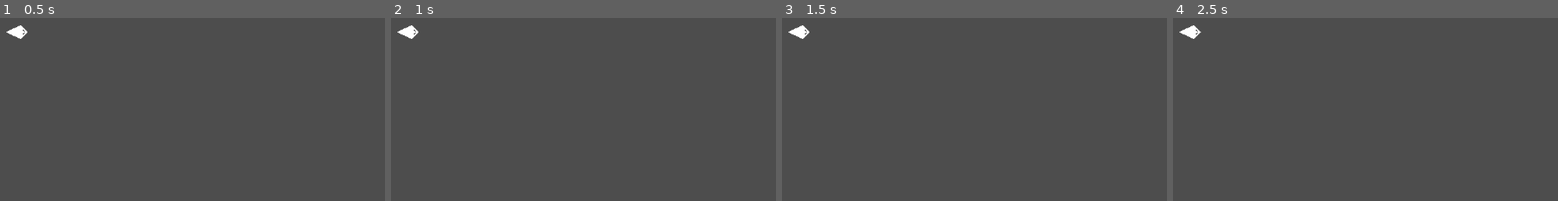
Above: before the commit, frames 1-4 (left to right).
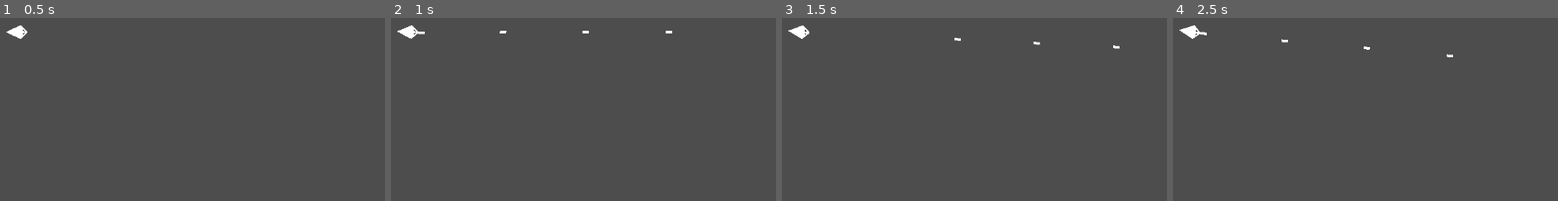
Above: after the commit, the same moments.

Repository: carsonetb/3-button-game
Game: Godot game, scene res://objects/player/player.tscn
Same seed, same stepped clock (60 frames per second), same inputs: the game is played once before the commit and once after it. The project has no main scene, so this scene is started directly.
Inputs:
- Up to frame 1 (0.5 s): no input
- Up to frame 2 (1 s): tap Enter at 0.5 s; hold W (accelerate) from 0.53 s (still down); hold Space (shoot) from 0.53 s (still down); tap D (turn) at 0.8 s
- Up to frame 3 (1.5 s): release W (accelerate) at 1.28 s; release Space (shoot) at 1.28 s; tap D (turn) at 1.35 s
- Up to frame 4 (2.5 s): tap Space (shoot) at 1.55 s; hold W (accelerate) from 2.03 s (still down); hold Space (shoot) from 2.03 s (still down); tap D (turn) at 2.3 s

Frame 1 is identical in both runs. In frame 2, 0.1% of the frame differs, in the area x 1-74%, y 4-12%; in frame 3, 0.1%; in frame 4, 0.2%, in the area x 1-73%, y 3-22%.

Commit message:
Add bullets an refined player movement

Diff:
--- /dev/null
+++ b/objects/bullet/bullet.gd
@@ -0,0 +1,16 @@
+class_name Bullet
+extends Area2D
+
+var direction: Vector2 = Vector2.ZERO
+var speed: float = 0.0
+
+static func create(direction: Vector2, speed: float) -> Bullet:
+	var packed: PackedScene = load("uid://db07di0sgxahh")
+	var scene: Bullet = packed.instantiate()
+	scene.direction = direction
+	scene.speed = speed
+	return scene
+
+func _process(delta: float) -> void:
+	rotation = direction.angle() + deg_to_rad(90.0)
+	position += direction * speed * delta
--- /dev/null
+++ b/objects/bullet/bullet.tscn
@@ -0,0 +1,21 @@
+[gd_scene format=3 uid="uid://db07di0sgxahh"]
+
+[ext_resource type="Script" uid="uid://c2x0malcag5lo" path="res://objects/bullet/bullet.gd" id="1_ofkrt"]
+
+[sub_resource type="CircleShape2D" id="CircleShape2D_ofkrt"]
+radius = 8.0
+
+[node name="Bullet" type="Area2D" unique_id=2143604487]
+collision_layer = 2
+collision_mask = 0
+script = ExtResource("1_ofkrt")
+
+[node name="Collision" type="CollisionShape2D" parent="." unique_id=653397357]
+shape = SubResource("CircleShape2D_ofkrt")
+debug_color = Color(0.9183538, 0.2648423, 0.27940804, 0.41960785)
+
+[node name="ColorRect" type="ColorRect" parent="." unique_id=510867524]
+offset_left = -2.0
+offset_top = -5.0
+offset_right = 2.0
+offset_bottom = 5.0
--- a/objects/player/player.gd
+++ b/objects/player/player.gd
@@ -1,27 +1,35 @@
 class_name Player
 extends Area2D
 
-const ACCEL: float = 10.0 ## px/s/s
-const RACCEL: float = 10.0 ## deg/s/s
-const RFRIC: float = 4.0 ## deg/s/s
+const ACCEL: float = 100.0 ## px/s/s
+const FRIC: float = 0.1
+const RACCEL: float = 600.0 ## deg/s/s
+const RFRIC: float = 600.0 ## deg/s/s
 
-var vel := Vector2.ZERO
-var rvel := 0.0
+var velocity := Vector2.ZERO
+var rot_vel := 0.0
+
+var direction: Vector2:
+	get:
+		return Vector2.from_angle(rotation)
+	set(val):
+		rotation = val.angle()
 
 @onready var input: PlayerInput = $Input
+@onready var weapons: PlayerWeapons = $Weapons
 
 func _process(delta: float) -> void:
-	var direction := Vector2.from_angle(rotation)
-
 	if input.accelerating:
-		vel += direction * ACCEL * delta
+		velocity += direction * ACCEL * delta
+	else:
+		velocity *= FRIC * delta
 
 	if input.turning:
-		rvel += deg_to_rad(RACCEL) * delta
-	elif rvel > 0.0:
-		rvel -= deg_to_rad(RFRIC) * delta
+		rot_vel += deg_to_rad(RACCEL) * delta
+	elif rot_vel > 0.0:
+		rot_vel -= deg_to_rad(RFRIC) * delta
 	else:
-		rvel = 0.0
+		rot_vel = 0.0
 
-	position += vel * delta
-	rotation += rvel * delta
+	position += velocity * delta
+	rotation += rot_vel * delta
--- a/objects/player/player.tscn
+++ b/objects/player/player.tscn
@@ -1,7 +1,8 @@
 [gd_scene format=3 uid="uid://bh6uqjn50sxf2"]
 
 [ext_resource type="Script" uid="uid://dqf5u711dgwv0" path="res://objects/player/player.gd" id="1_cqmt1"]
-[ext_resource type="Script" uid="uid://c625yq5pcv01d" path="res://objects/player/player_input.gd" id="2_g7ett"]
+[ext_resource type="Script" uid="uid://c625yq5pcv01d" path="res://objects/player/input.gd" id="2_g7ett"]
+[ext_resource type="Script" uid="uid://b0daf1j7rtb58" path="res://objects/player/weapons.gd" id="3_ssrue"]
 
 [sub_resource type="CircleShape2D" id="CircleShape2D_g7ett"]
 
@@ -30,5 +31,13 @@
 rotation = 1.5707964
 shape = SubResource("CircleShape2D_g7ett")
 
+[node name="Weapons" type="Node2D" parent="." unique_id=1487935776]
+script = ExtResource("3_ssrue")
+metadata/_custom_type_script = "uid://b0daf1j7rtb58"
+
+[node name="Shoot" type="Timer" parent="Weapons" unique_id=379784294]
+wait_time = 0.1
+one_shot = true
+
 [node name="Input" type="Node" parent="." unique_id=689808548]
 script = ExtResource("2_g7ett")
--- /dev/null
+++ b/objects/player/weapons.gd
@@ -0,0 +1,17 @@
+class_name PlayerWeapons
+extends Node2D
+
+const BULLET_SPEED: float = 1000.0 # px/s
+
+@onready var player: Player = get_parent()
+@onready var shoot_timer: Timer = $Shoot
+@onready var bullet_scene: PackedScene = preload("uid://db07di0sgxahh") # objects/bullet/bullet.tscn
+
+func _process(delta: float) -> void:
+	if !player.input.shooting || !shoot_timer.is_stopped():
+		return
+
+	shoot_timer.start()
+	var bullet := Bullet.create(player.direction, BULLET_SPEED)
+	player.get_parent().add_child(bullet) # TODO: Make this access world or something.
+	bullet.global_position = player.global_position
--- a/project.godot
+++ b/project.godot
@@ -13,6 +13,24 @@
 config/name="3ButtonGame"
 config/features=PackedStringArray("4.6", "Forward Plus")
 config/icon="res://icon.svg"
+
+[debug]
+
+gdscript/warnings/unused_variable=0
+gdscript/warnings/unused_local_constant=0
+gdscript/warnings/unused_private_class_variable=0
+gdscript/warnings/unused_parameter=0
+gdscript/warnings/shadowed_variable=0
+gdscript/warnings/untyped_declaration=1
+gdscript/warnings/unsafe_property_access=1
+gdscript/warnings/unsafe_method_access=1
+gdscript/warnings/unsafe_cast=1
+gdscript/warnings/unsafe_call_argument=1
+
+[editor]
+
+version_control/plugin_name="GitPlugin"
+version_control/autoload_on_startup=true
 
 [input]
 
@@ -32,6 +50,11 @@
 ]
 }
 
+[layer_names]
+
+2d_physics/layer_1="General"
+2d_physics/layer_2="Bullets"
+
 [physics]
 
 3d/physics_engine="Jolt Physics"
Not shown, added: addons/godot-git-plugin/git_plugin.gdextension.uid
Not shown, added: objects/bullet/bullet.gd.uid
Renamed: objects/player/player_input.gd -> objects/player/input.gd
Renamed: objects/player/player_input.gd.uid -> objects/player/input.gd.uid
Not shown, added: objects/player/weapons.gd.uid
Not shown, changed: .gitignore
Not shown, added: addons/godot-git-plugin/LICENSE
Not shown, added: addons/godot-git-plugin/THIRDPARTY.md
Not shown, added: addons/godot-git-plugin/git_plugin.gdextension
Not shown, added: addons/godot-git-plugin/linux/libgit_plugin.linux.editor.x86_64.so
Not shown, added: addons/godot-git-plugin/macos/libgit_plugin.macos.editor.universal.dylib
Not shown, added: addons/godot-git-plugin/windows/libgit_plugin.windows.editor.x86_64.dll
